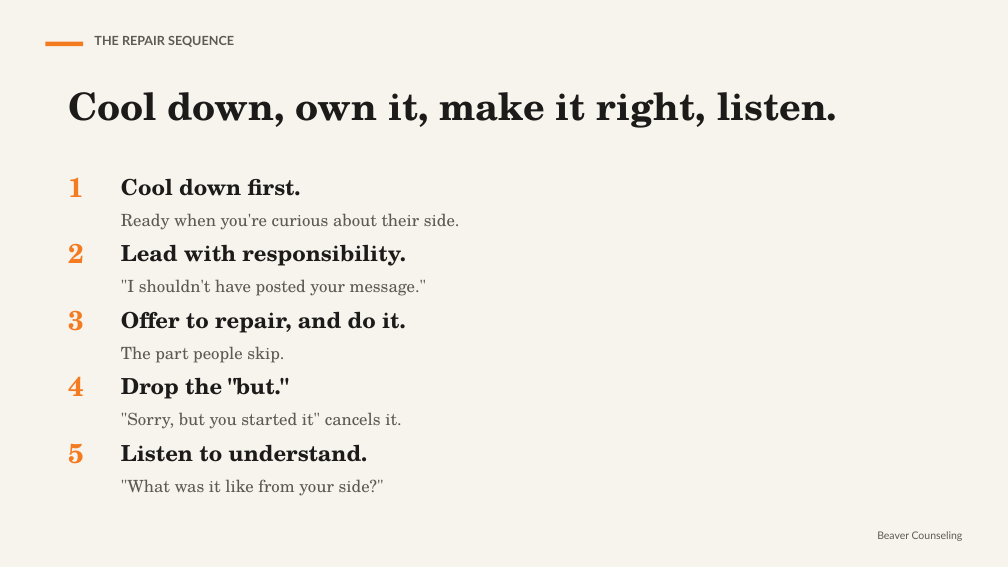
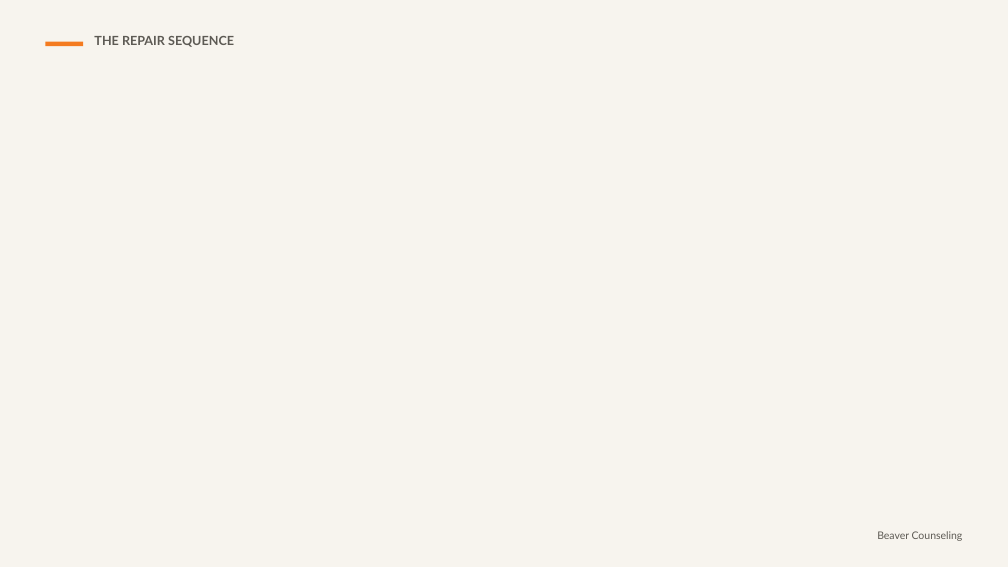
Before and after one commit to rmwtoolkit/bcds-toolkit, a slide deck: slide 9 of decks/the-repair-kit-lesson-v2.pptx (slide 7 before the commit). Drawn at 1008x567 pixels with LibreOffice and Linux fonts; fonts in the diff are those of the drawing; background and template pictures are left out. Boxes give left, top, right and bottom in pixels: in the first picture for what was removed or moved away, otherwise in the second. Text is boxed around its words. In the diff, an @@ line names an element or a change of style, - is before the commit and + after.

```diff
--- a/decks/the-repair-kit-lesson-v2.pptx
+++ b/decks/the-repair-kit-lesson-v2.pptx
@@ text removed at [68, 92, 837, 128] @@
-Cool down, own it, make it right, listen.
@@ text removed at [68, 177, 84, 197] @@
-1
@@ text removed at [121, 178, 460, 230] @@
-Cool down first.
-Ready when you're curious about their side.
@@ text removed at [68, 243, 84, 263] @@
-2
@@ text removed at [121, 244, 427, 296] @@
-Lead with responsibility.
-"I shouldn't have posted your message."
@@ text removed at [68, 310, 84, 331] @@
-3
@@ text removed at [121, 311, 406, 363] @@
-Offer to repair, and do it.
-The part people skip.
@@ text removed at [68, 376, 84, 396] @@
-4
@@ text removed at [121, 377, 401, 429] @@
-Drop the "but."
-"Sorry, but you started it" cancels it.
@@ text removed at [68, 443, 84, 464] @@
-5
@@ text removed at [121, 444, 384, 496] @@
-Listen to understand.
-"What was it like from your side?"
```
Also in this commit, not shown: 12 other slides changed, 7 slides added, 12 other files.
